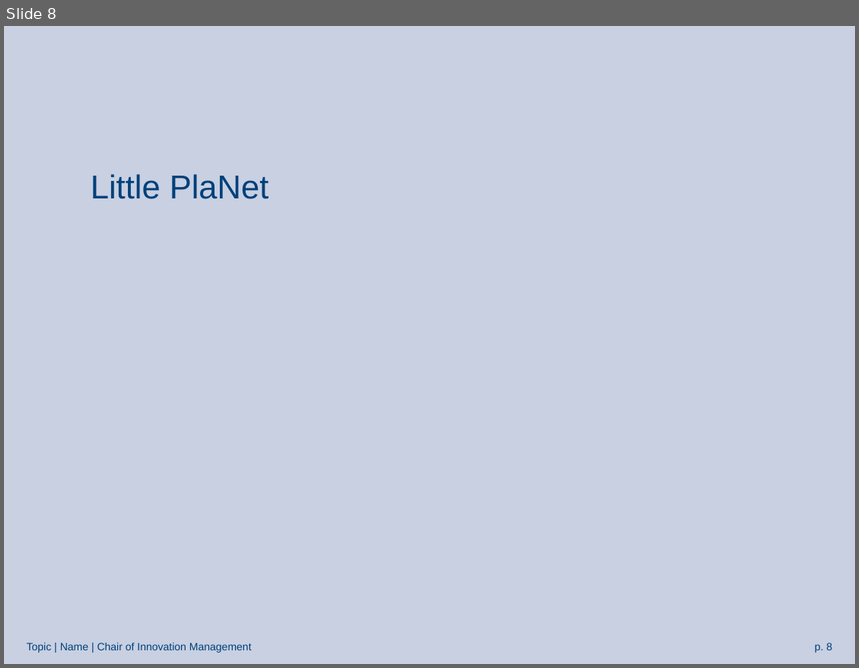
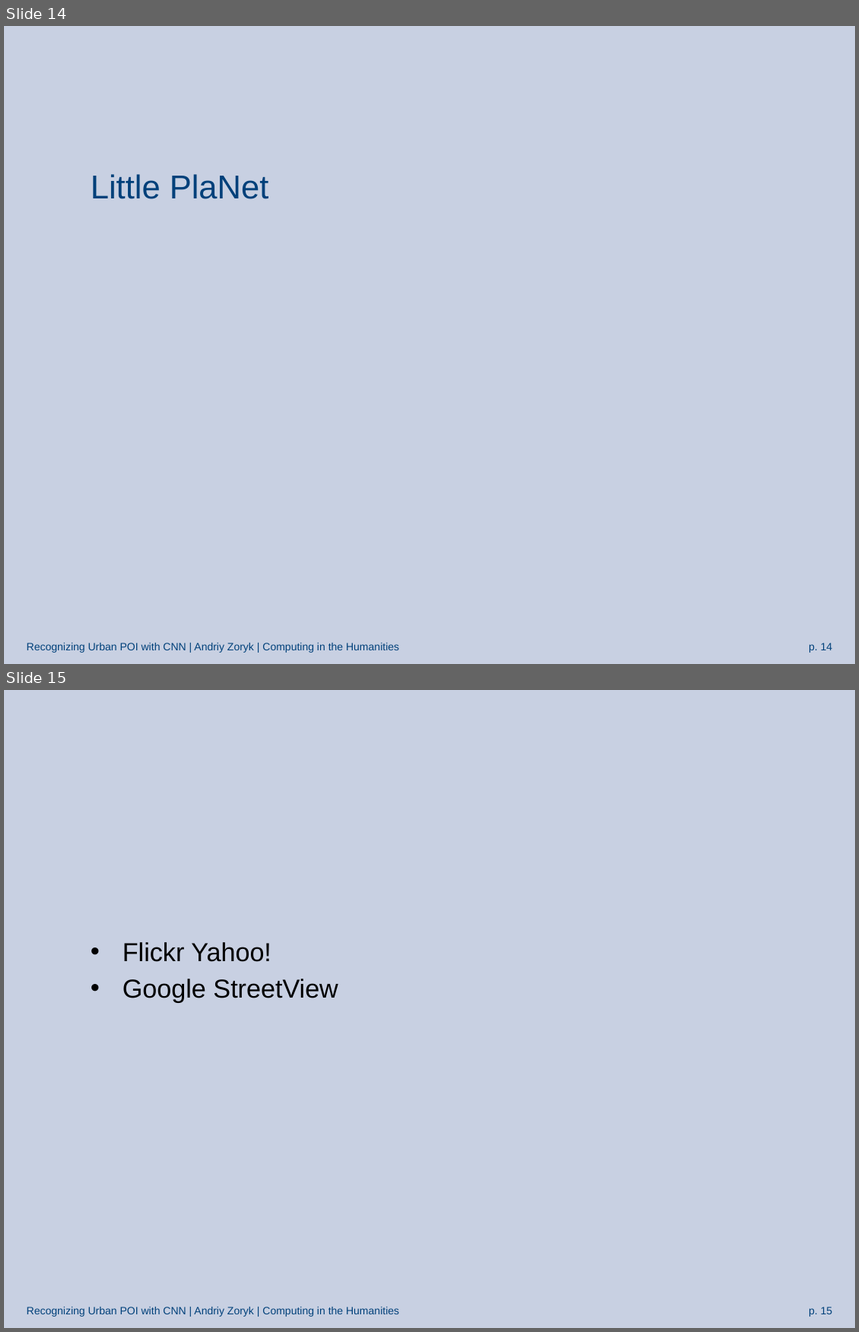
Before and after one commit to azoryk/Master-thesis, a slide deck: 1.Presentation_Master.pptx. Shown one above the other, each under a label of ours: slide 8 before the commit, slides 14 and 15 after it. The pictures are 859x668 and 859x1332 pixels, drawn with LibreOffice and Linux fonts; fonts in the diff are those of the drawing; background and template pictures are left out. Boxes give left, top, right and bottom in pixels: in the first picture for what was removed or moved away, otherwise in the second. Text is boxed around its words. In the diff, an @@ line names an element or a change of style, - is before the commit and + after.

```diff
--- a/1.Presentation_Master.pptx
+++ b/1.Presentation_Master.pptx
@@ slide 15 added at <box>4,690,855,1328</box>, background picture (left out); not listed: 2 template elements that a slide beside it also shows @@
@@ text added at <box>75,701,770,808</box>, 28 pt, text #C8D0E2 @@
+Datasets
@@ text added at <box>123,942,338,1002</box>, 22 pt, text #000000 @@
+• Flickr Yahoo!
+• Google StreetView
@@ what was slide 8 is now slide 14 @@
@@ slide 14 changed as well @@
@@ text at <box>27,643,399,653</box>: text changed @@
-Topic | Name | Chair of Innovation Management
+Recognizing Urban POI with CNN | Andriy Zoryk | Computing in the Humanities
@@ page number at <box>809,643,833,653</box>: text changed @@
-p. 8
+p. 14
```
Also in this commit, not shown: 7 other slides changed, 9 other slides added, 2 slides removed.
